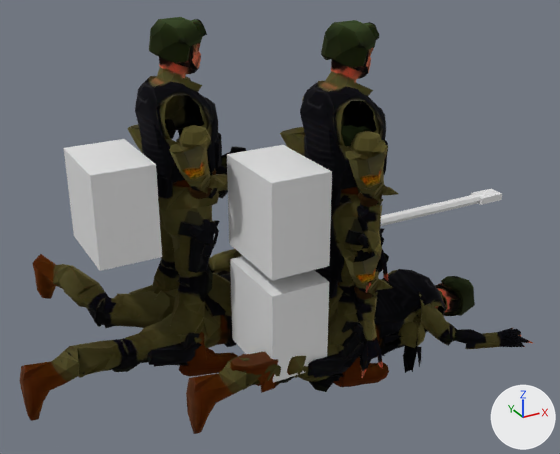
What one commit did to the glTF model art/meshes/yahalom_squad.glb.
The view is the same before and after, from a camera (50 mm lens) standing at (-1.68, -3.11, 2.32) and looking at (0.11, 0.14, 0.69). Every picture has the same lights, and +X, +Y and +Z are marked at lower right. The first picture is the older version. Vertices at exactly the same position are counted once.

Objects in the first picture: 'boot', 'metal', 'uniform', 'webbing' and 2 more.
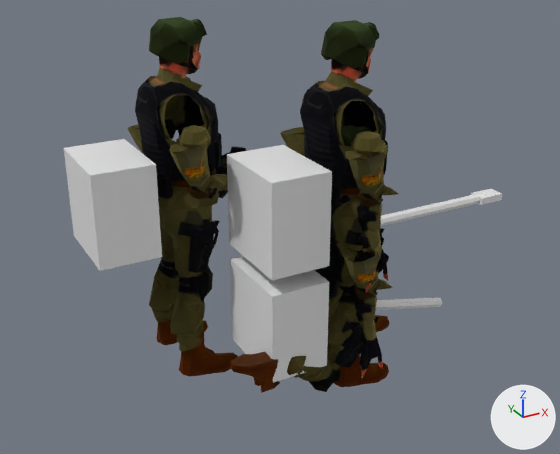
Pixel boxes [x1, y1, x2, y2] of what changed, in the pictures (560 x 454 px):
'uniform', reshaped (47% narrower, 10% shorter)
    before: [20, 17, 533, 434]
    after: [127, 17, 398, 392]
part 1 of me_uniform, deleted
    before: [20, 249, 533, 434]

Edits to the bpy script that builds the scene:
```text
Change me_uniform:
    used by ob_uniform; location = (0.0, 0.0, 0.0)
    remove me_uniform.from_pydata(...)  # 6127 vertices, 10935 faces; spans x -1.29..1.23, y -0.64..1.05, z -0.02..1.78
    add me_uniform.from_pydata(...)  # 4559 vertices, 8157 faces; spans x -0.57..0.64, y -0.57..0.7, z -0.02..1.78
    me_uniform part 1: 26 loose pieces with 1568 vertices, spanning x -1.29..1.23, y -0.64..1.05, z 0.0..0.48, are deleted
```
